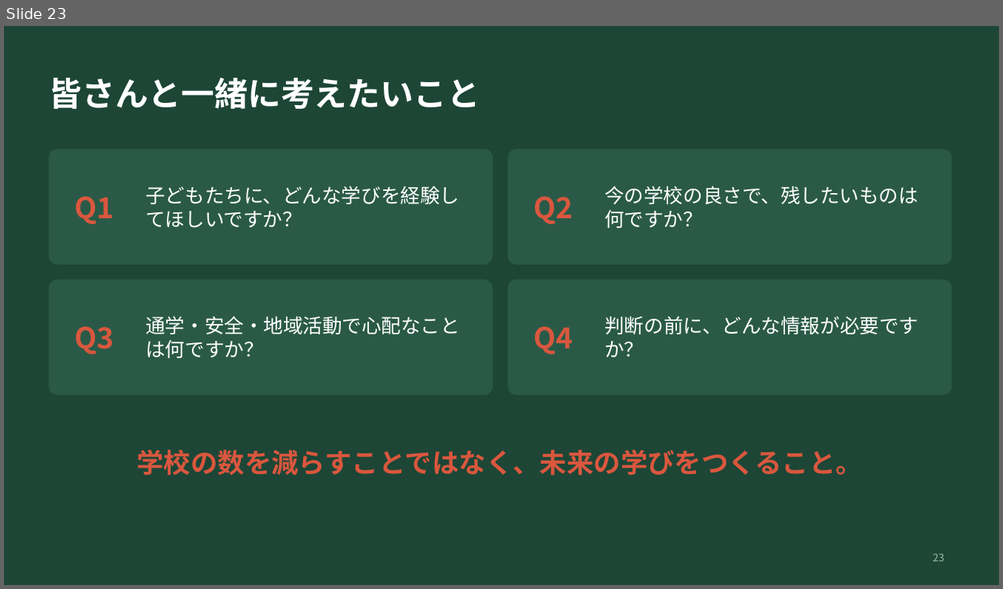
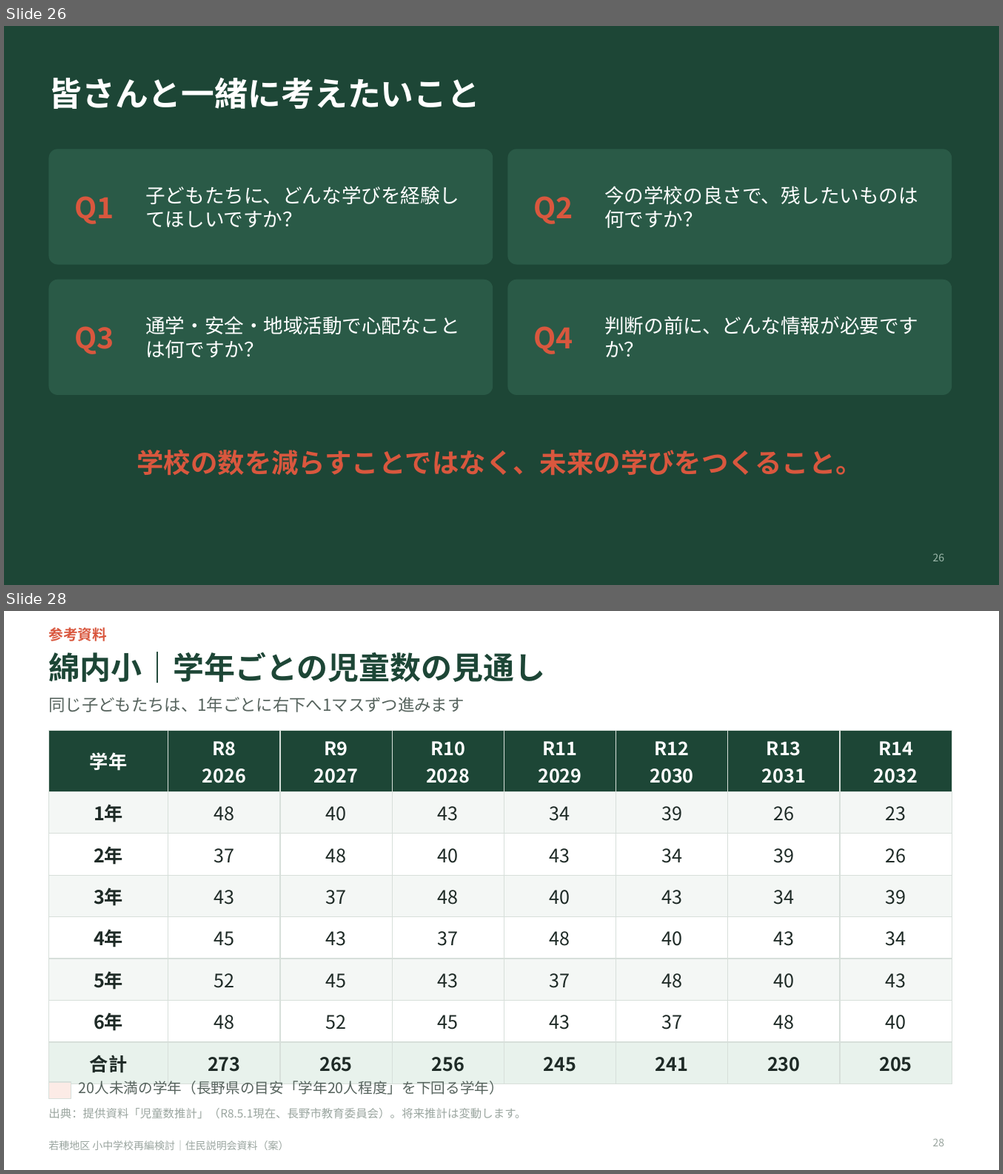
Before and after one commit to Masaki12008/GS, a slide deck: output/若穂地区_住民説明会資料.pptx. Shown one above the other, each under a label of ours: slide 23 before the commit, slides 26 and 28 after it; the slides between them are not shown. The pictures are 1003x589 and 1003x1174 pixels, drawn with LibreOffice and Linux fonts; fonts in the diff are those of the drawing. Boxes give left, top, right and bottom in pixels: in the first picture for what was removed or moved away, otherwise in the second. Text is boxed around its words. In the diff, an @@ line names an element or a change of style, - is before the commit and + after.

```diff
--- a/output/若穂地区_住民説明会資料.pptx
+++ b/output/若穂地区_住民説明会資料.pptx
@@ slide 28 added at (x1=4, y1=611, x2=999, y2=1170), background #FFFFFF @@
@@ text added at (x1=48, y1=627, x2=106, y2=641), 14 pt, text #D9573E, bold @@
+参考資料
@@ title added at (x1=48, y1=652, x2=545, y2=683), 30 pt, text #1D4636, bold @@
+綿内小｜学年ごとの児童数の見通し
@@ text added at (x1=48, y1=697, x2=464, y2=712), 16 pt, text #56635D @@
+同じ子どもたちは、1年ごとに右下へ1マスずつ進みます
@@ table added at (x1=48, y1=730, x2=951, y2=1076), 8 rows, 8 columns @@
+学年 | R8 / 2026 | R9 / 2027 | R10 / 2028 | R11 / 2029 | R12 / 2030 | R13 / 2031 | R14 / 2032
+1年 | 48 | 40 | 43 | 34 | 39 | 26 | 23
+2年 | 37 | 48 | 40 | 43 | 34 | 39 | 26
+3年 | 43 | 37 | 48 | 40 | 43 | 34 | 39
+4年 | 45 | 43 | 37 | 48 | 40 | 43 | 34
+5年 | 52 | 45 | 43 | 37 | 48 | 40 | 43
+6年 | 48 | 52 | 45 | 43 | 37 | 48 | 40
+合計 | 273 | 265 | 256 | 245 | 241 | 230 | 205
@@ rectangle added at (x1=48, y1=1082, x2=71, y2=1099), fill #FCEBE6, outline #D7DFDA 1 pt @@
@@ text added at (x1=79, y1=1081, x2=504, y2=1095), 14 pt, text #56635D @@
+20人未満の学年（長野県の目安「学年20人程度」を下回る学年）
@@ text added at (x1=48, y1=1108, x2=526, y2=1119), 11 pt, text #9AA59F @@
+出典：提供資料「児童数推計」（R8.5.1現在、長野市教育委員会）。将来推計は変動します。
@@ text added at (x1=48, y1=1141, x2=288, y2=1150), 10 pt, text #9AA59F @@
+若穂地区 小中学校再編検討｜住民説明会資料（案）
@@ page number added at (x1=933, y1=1139, x2=945, y2=1147), 10 pt, text #9AA59F @@
+28
@@ what was slide 23 is now slide 26 @@
@@ page number at (x1=933, y1=554, x2=945, y2=562): text changed @@
-23
+26
```
Also in this commit, not shown: 9 slides changed, 7 other slides added, 3 other files.
